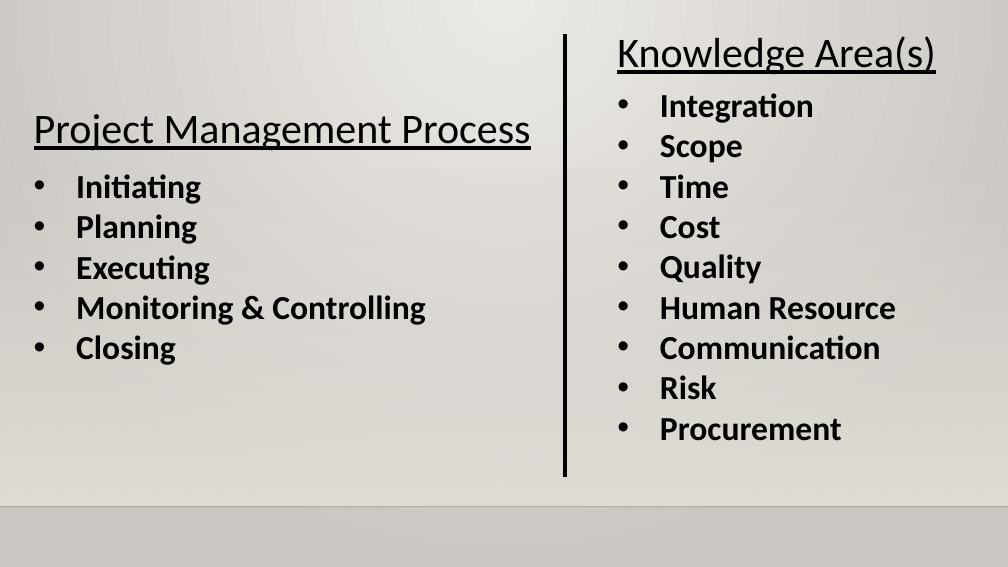
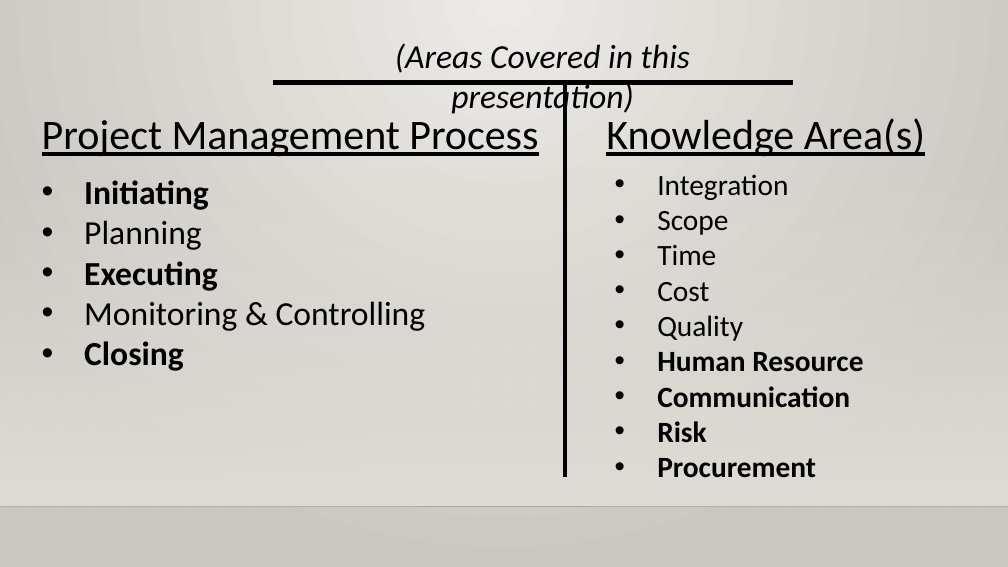
Before and after one commit to XtremisStudio/Project-Management, a slide deck: slide 5 of PRMGT_Presentation_Template.pptx (slide 4 before the commit). Drawn at 1008x567 pixels with LibreOffice and Linux fonts; fonts in the diff are those of the drawing; background and template pictures are left out. Boxes give left, top, right and bottom in pixels: in the first picture for what was removed or moved away, otherwise in the second. Text is boxed around its words. In the diff, an @@ line names an element or a change of style, - is before the commit and + after.

```diff
--- a/PRMGT_Presentation_Template.pptx
+++ b/PRMGT_Presentation_Template.pptx
@@ text added at <box>395,43,690,117</box>, 32 pt, text #000000, italic @@
+(Areas Covered in this presentation)
@@ line added from (793, 82) to (273, 82), #000000 4.5 pt @@
@@ line moved from (565, 33) - (565, 477) to (565, 82) - (565, 477) @@
@@ text "Project Management Process": place and size @@
-text "Project Management Process" at <box>34,114,530,151</box>
+text "Project Management Process" at <box>42,120,538,157</box>
@@ text "Knowledge Area(s)": place and size @@
-text "Knowledge Area(s)" at <box>617,36,936,75</box>
+text "Knowledge Area(s)" at <box>606,118,925,157</box>
@@ text "Initiating": place and size @@
-text "Initiating" at <box>76,174,425,365</box>
+text "Initiating" at <box>84,180,426,371</box>
@@ text "Integration": place and size @@
-text "Integration" at <box>660,93,896,441</box>
+text "Integration" at <box>657,174,863,478</box>
@@ text "Integration" at <box>657,174,863,478</box>: size 32 to 28 pt; bold off in "Integration", "Scope", "Time", "Cost" and 1 more places @@
@@ text at <box>84,220,426,331</box>: bold off in "Planning", "Monitoring & Controlling" @@
```
Also in this commit, not shown: 11 other slides changed, 14 slides added, 3 other files.
